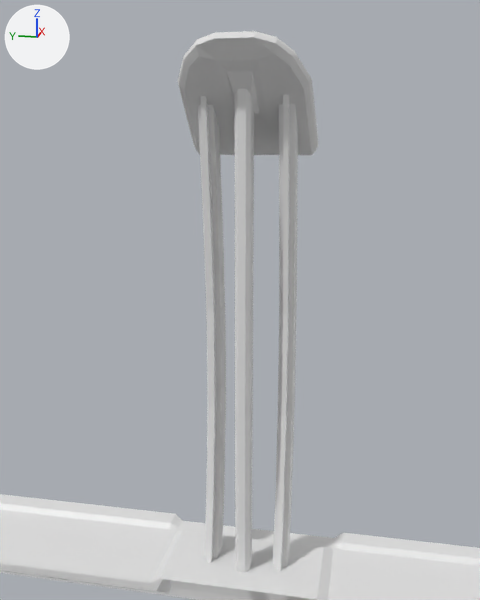
The Blender file Blender Moderls/Level 5 Abandoned station/L5_Stairs.blend as it was, and as the next commit left it.
Both versions are drawn from a 50 mm camera at (2.634, -0.233, -1.929) aimed at (3.864, 0.013, -2.237). The axes (+X, +Y, +Z) are drawn at upper left. The lights are the same throughout.

Objects in the first picture: 'L5_Stairs', 'L5_StairsRailing.002'.
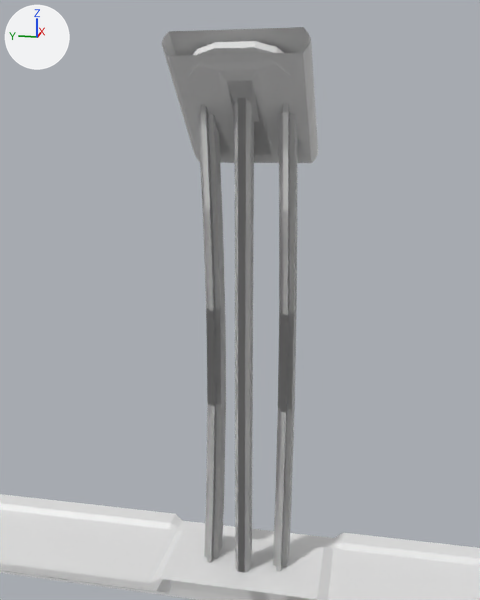
Changed parts and their boxes (x1, y1, x2, y2) in the pictures (480 x 600 px):
'L5_StairsRailing.002', reshaped: before (177, 31, 318, 573); after (187, 41, 311, 573)
'L5_StairsRailing', shown: after (162, 27, 318, 504)
'L5_StairsRailing.001', shown: after (162, 27, 311, 572)

The edits, one by one:
me_l5_stairsrailing_002 has 242 vertices, 218 faces and spans x -0.139..0.059, y -0.159..0.089, z -0.128..0.915.
me_l5_stairsrailing_002 is used by ob_l5_stairsrailing_002; location (3.893, 0.036, -2.679).
me_l5_stairsrailing_002 part 1: all 114 vertices in x -0.139..0.059, y -0.159..0.089, z 0.715..0.915 are moved by (0.0, 0.0, -0.015).
Object 'L5_StairsRailing' (ob_l5_stairsrailing) is now shown.
Object 'L5_StairsRailing.001' (ob_l5_stairsrailing_001) is now shown.
